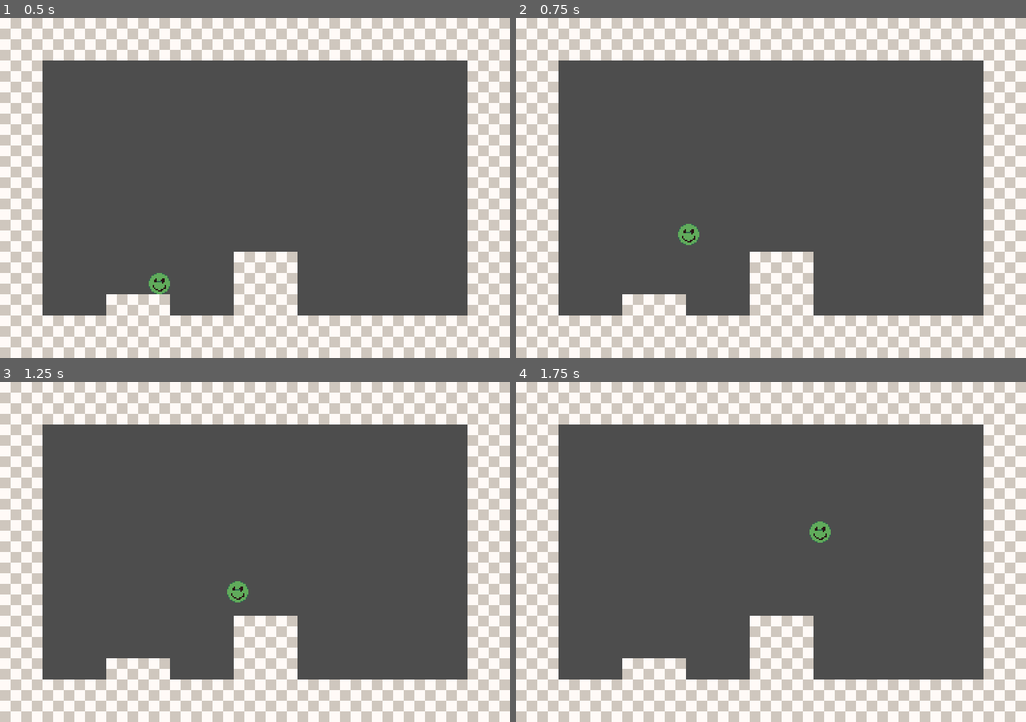
Above: before the commit, frames 1-4 (two rows, left to right).
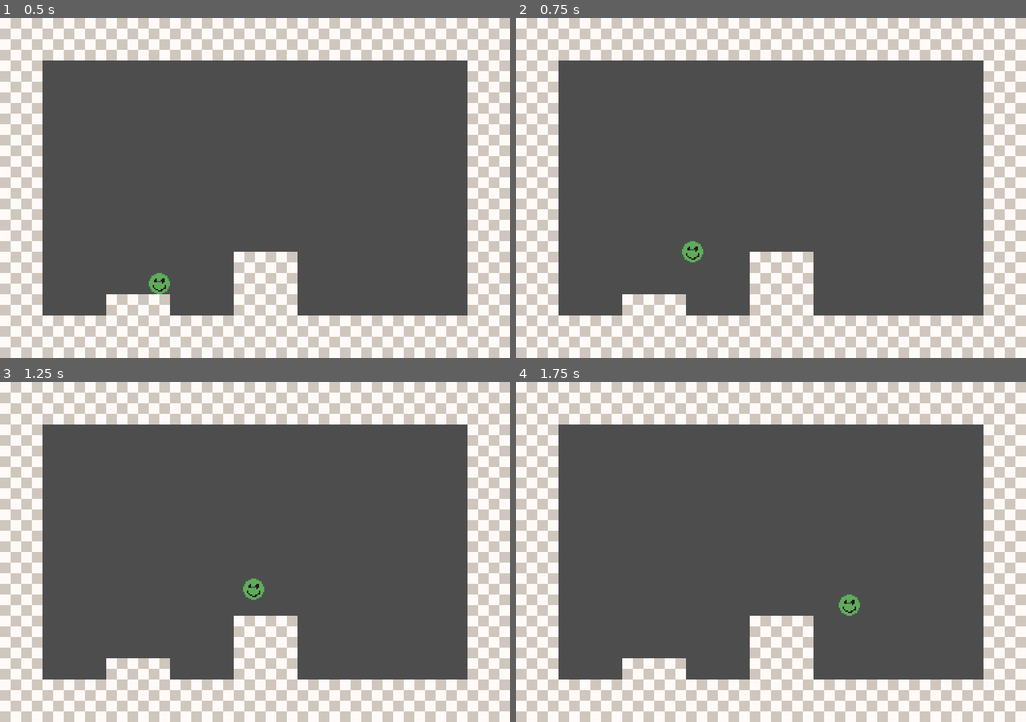
Above: after the commit, the same moments.

Repository: LordOfCheese1/project-hell
Game: Godot game, scene res://scenes/testing.tscn
Same seed, same stepped clock (60 frames per second), same inputs: the game is played once before the commit and once after it.
Inputs:
- Up to frame 1 (0.5 s): no input
- Up to frame 2 (0.75 s): hold D (right) from 0.53 s (still down); hold W (jump) from 0.53 s (still down)
- Up to frame 3 (1.25 s): keep holding D (right); keep holding W (jump)
- Up to frame 4 (1.75 s): keep holding D (right); release W (jump) at 1.28 s; tap W (jump) at 1.35, 1.52 s

Frame 1 is identical in both runs. In frame 2, 0.4% of the frame differs, in the area x 31-37%, y 60-72%; in frame 3, 0.4%; in frame 4, 0.4%, in the area x 57-68%, y 41-69%.

Commit message:
variable jump height
Don't look at it, it's kinda scuffed

Diff:
--- a/scripts/entities/player.gd
+++ b/scripts/entities/player.gd
@@ -1,9 +1,11 @@
 extends "res://scripts/classes/entity_class.gd"
 
 
-var max_speed = 100
+var max_speed = 120
 var accel = 0.15
-var jump_velocity = -245
+var jump_power = 8
+var jump_held_for = 0
+var is_jumping = false
 
 
 func _physics_process(delta):
@@ -12,11 +14,22 @@
 	var x_input = Input.get_axis("left", "right")
 	velocity.x = lerp(velocity.x, x_input * max_speed, accel)
 
+
 	velocity.y += gravity * delta
 	if is_on_floor():
-		if Input.is_action_pressed("jump"):
+		is_jumping = false
+		if Input.is_action_just_pressed("jump"):
 			jump()
+	else:
+		if is_jumping && jump_held_for < 8 && jump_held_for != 0:
+			if Input.is_action_pressed("jump"):
+				jump_held_for += 1
+			else:
+				jump_held_for = 0
+			velocity.y -= jump_held_for * jump_power
 
 
 func jump():
-	velocity.y = jump_velocity
+	jump_held_for = 2
+	velocity.y = -10
+	is_jumping = true
